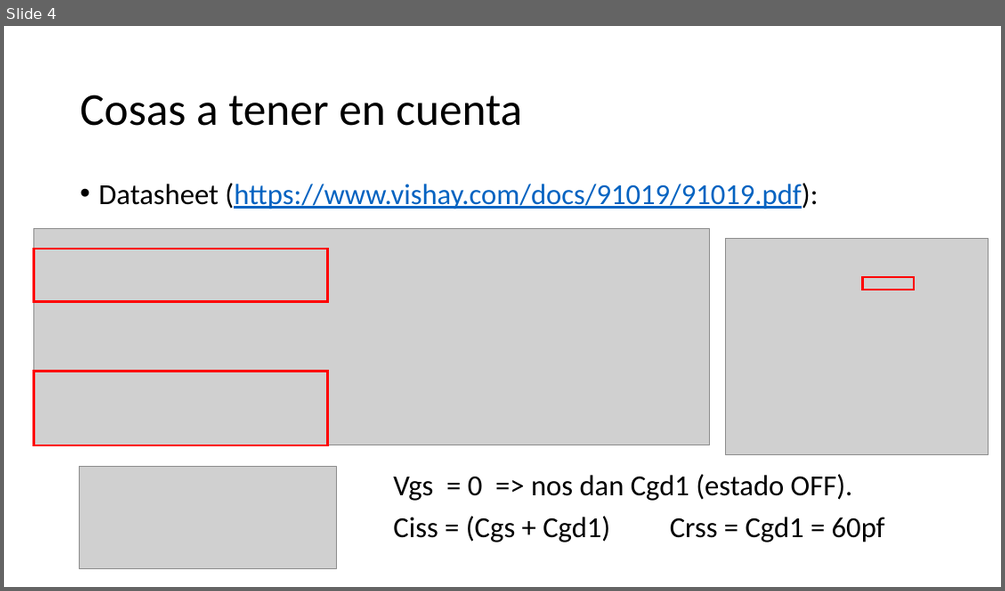
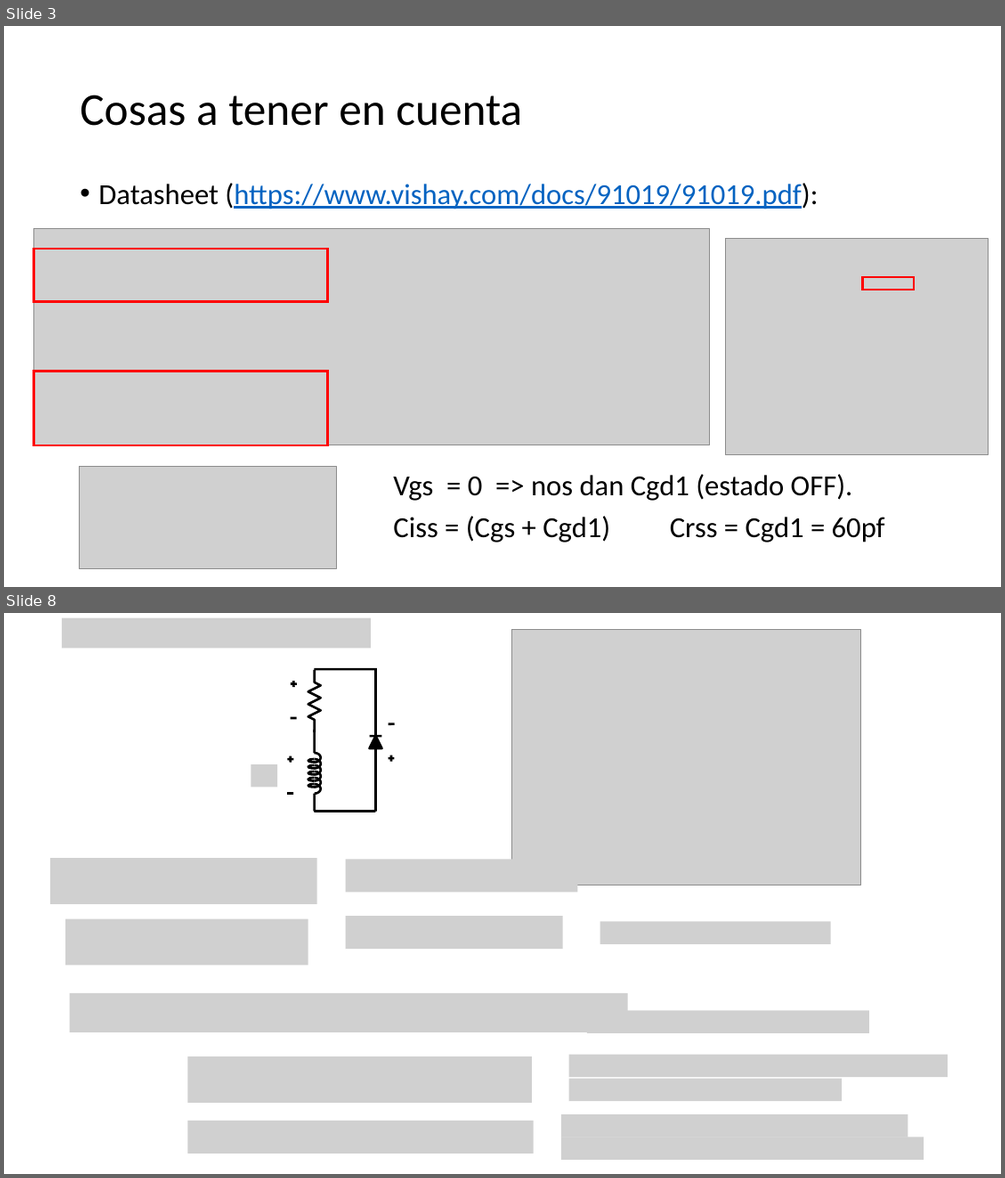
Before and after one commit to jmestanza/potencia, a slide deck: TP1/Ejercicio1/Potencia Ejercicio 1.pptx. Shown one above the other, each under a label of ours: slide 4 before the commit, slides 3 and 8 after it; the slides between them are not shown. The pictures are 1005x591 and 1005x1178 pixels, drawn with LibreOffice and Linux fonts; fonts in the diff are those of the drawing; grey boxes stand for pictures. Boxes give left, top, right and bottom in pixels: in the first picture for what was removed or moved away, otherwise in the second. Text is boxed around its words. In the diff, an @@ line names an element or a change of style, - is before the commit and + after.

```diff
--- a/TP1/Ejercicio1/Potencia Ejercicio 1.pptx
+++ b/TP1/Ejercicio1/Potencia Ejercicio 1.pptx
@@ slide 8 added at [4, 613, 1001, 1174], background #FFFFFF @@
@@ picture added at [62, 618, 371, 648] @@
@@ picture added at [512, 629, 861, 884] @@
@@ line added from (291, 684) to (297, 684), #000000 2.25 pt @@
@@ line added from (293, 681) to (293, 687), #000000 2.25 pt @@
@@ freeform shape added at [308, 670, 321, 732], outline #000000 2.25 pt @@
@@ line added from (377, 669) to (315, 669), #000000 2.25 pt @@
@@ line added from (291, 718) to (297, 718), #000000 2.25 pt @@
@@ line added from (395, 723) to (388, 723), #000000 2.25 pt @@
@@ picture added at [251, 764, 277, 787] @@
@@ line added from (287, 759) to (293, 759), #000000 2.25 pt @@
@@ line added from (291, 755) to (291, 762), #000000 2.25 pt @@
@@ group added at [370, 669, 382, 811]: 3 lines, 1 freeform shape @@
@@ line added from (395, 758) to (388, 758), #000000 2.25 pt @@
@@ line added from (391, 761) to (391, 755), #000000 2.25 pt @@
@@ line added from (287, 793) to (293, 793), #000000 2.25 pt @@
@@ group added at [308, 730, 321, 811]: 11 freeform shapes, 2 lines @@
@@ line added from (376, 811) to (315, 811), #000000 2.25 pt @@
@@ picture added at [50, 858, 317, 904] @@
@@ picture added at [346, 859, 577, 892] @@
@@ picture added at [606, 861, 830, 884] @@
@@ picture added at [65, 919, 307, 965] @@
@@ picture added at [346, 916, 563, 949] @@
@@ picture added at [600, 921, 830, 943] @@
@@ picture added at [70, 993, 628, 1032] @@
@@ picture added at [587, 1010, 869, 1032] @@
@@ picture added at [188, 1056, 532, 1103] @@
@@ picture added at [569, 1054, 947, 1077] @@
@@ picture added at [569, 1078, 842, 1101] @@
@@ picture added at [561, 1114, 908, 1136] @@
@@ picture added at [188, 1121, 534, 1153] @@
@@ picture added at [561, 1137, 923, 1159] @@
@@ what was slide 4 is now slide 3 @@
```
Also in this commit, not shown: 3 slides changed, 9 other slides added, 8 slides removed, 5 other files.
